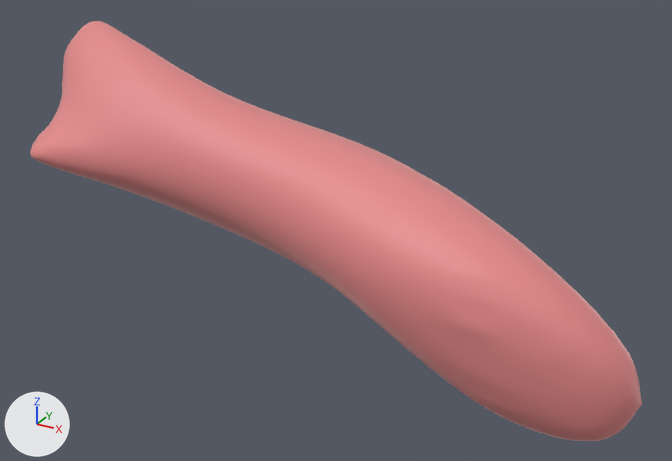
What one commit did to the glTF model processed_data/LIDC-0035-main/meshes/diseased.glb.
Before and after are seen from a 50 mm camera at (327.8, -294.4, 274.9) aimed at (274.4, -197.3, 226.4). Every picture has the same lights, and +X, +Y and +Z are marked at lower left. The older version comes first.

The older version as bpy lines, for what is in view:
```python
mat_tracheatissue = principled_material('TracheaTissue')
mat_tracheatissue.base_color = (0.79, 0.25, 0.25)  # pink #e68989
mat_tracheatissue.roughness = 0.55
mat_tracheatissue.sheen_weight = 1.0
mat_tracheatissue.sheen_roughness = 0.3
mat_tracheatissue.sheen_tint = (0.9, 0.6, 0.6)  # pink #f3cbcb
me_mesh_0 = bpy.data.meshes.new('Mesh_0')
me_mesh_0.from_pydata(...)  # 5394 vertices, 10784 faces; spans x 226.4..315.8, y -210.0..-185.6, z 210.3..247.9
me_mesh_0.materials.append(mat_tracheatissue)  # pink #e68989
ob_mesh_0 = bpy.data.objects.new('Mesh_0', me_mesh_0)
ob_mesh_0.location = (0.0, 0.0, 0.0)
```
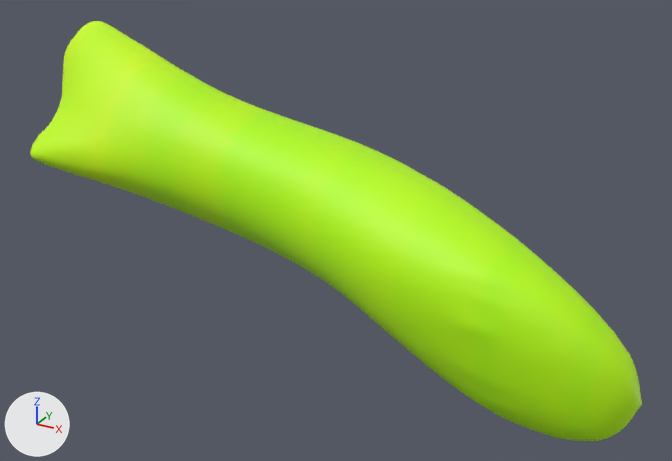
The change, as a list of edits to the scene's bpy script:
```text
Change mat_tracheatissue:
    where n0 = _N.new('ShaderNodeBsdfPrincipled'); n0.name = 'Principled BSDF'
    remove n0.inputs[0].default_value = (0.79, 0.25, 0.25, 1.0)  # 'Base Color', pink #e68989
    remove n0.inputs[24].default_value = 1.0  # 'Sheen Weight'
    remove n0.inputs[25].default_value = 0.3  # 'Sheen Roughness'
    remove n0.inputs[26].default_value = (0.9, 0.6, 0.6, 1.0)  # 'Sheen Tint', pink #f3cbcb
    add n2 = _N.new('ShaderNodeVertexColor'); n2.name = 'Color Attribute'
    add _L.new(n2.outputs[0], n0.inputs[0])  # 'Color' to 'Base Color'
Change me_mesh_0:
    where me_mesh_0.from_pydata(...)  # 5394 vertices, 10784 faces; spans x 226.4..315.8, y -210.0..-185.6, z 210.3..247.9
    used by ob_mesh_0; location = (0.0, 0.0, 0.0)
    me_mesh_0 part 1: vertex colours changed
```

What differs and where, as boxes [x1, y1, x2, y2] in the pictures (672 x 461 px):
'Mesh_0', recoloured: [30, 21, 642, 441] in both
